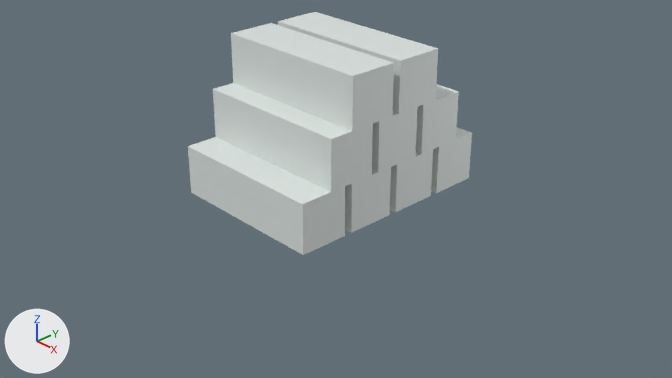
An edit to the Blender file Assets/Models/Self/Blends/blocks.blend, drawn before and after from the same camera.
Before and after are seen from the file's camera 'Camera'. Lighting does not change. The marker at lower left points along +X, +Y and +Z.

Objects in the first picture: 'Blocks'.
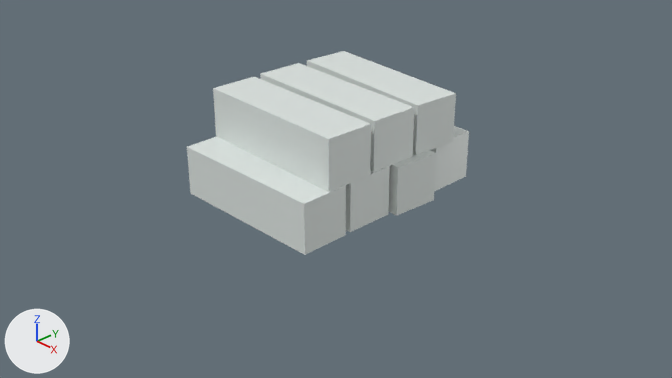
What differs and where, as boxes (x1, y1, x2, y2) in the pictures (672 x 378 px; the box of a moved part takes in the faces that stretch with it):
'Blocks', reshaped (16% shorter)
    before: (188, 12, 472, 255)
    after: (187, 51, 469, 255)
part 1 of me_cube, moved or reshaped
    before: (431, 127, 472, 193)
    after: (430, 126, 469, 191)
part 2 of me_cube, moved or reshaped
    before: (345, 167, 391, 233)
    after: (346, 166, 390, 232)
part 3 of me_cube, moved or reshaped
    before: (188, 137, 345, 255)
    after: (187, 137, 346, 255)
part 4 of me_cube, moved or reshaped
    before: (416, 84, 459, 154)
    after: (307, 51, 456, 155)
part 5 of me_cube, moved or reshaped
    before: (213, 83, 373, 192)
    after: (213, 77, 371, 192)
part 6 of me_cube, moved or reshaped
    before: (372, 107, 418, 172)
    after: (260, 63, 414, 172)
part 7 of me_cube, moved or reshaped
    before: (390, 149, 433, 212)
    after: (388, 150, 436, 216)
part 8 of me_cube, deleted
    before: (278, 12, 438, 114)
part 9 of me_cube, deleted
    before: (231, 23, 394, 131)

The change in detail:
me_cube has 72 vertices, 54 faces and spans x -1.0..1.0, y -1.36..1.34, z 0.0..1.8.
me_cube is used by ob_blocks; location (0.0, -0.043, 0.0).
me_cube part 1: the loose piece of 8 vertices spanning x -1.0..1.0, y 0.74..1.34, z 0.0..0.6 is turned 0.7 degrees about the z axis through its middle, then moved by (-0.05, 0.0, 0.0).
me_cube part 2: the loose piece of 8 vertices spanning x -1.0..1.0, y -0.66..-0.06, z 0.0..0.6 is moved by (-0.02, 0.0, 0.0).
me_cube part 3: the loose piece of 8 vertices spanning x -1.0..1.0, y -1.36..-0.76, z 0.0..0.6 is turned 0.9 degrees about the z axis through its middle.
me_cube part 4: the loose piece of 8 vertices spanning x -1.0..1.0, y 0.44..1.04, z 0.6..1.2 is turned -4 degrees about the z axis through its middle.
me_cube part 5: the loose piece of 8 vertices spanning x -1.0..1.0, y -0.96..-0.36, z 0.6..1.2 is turned -1 degrees about the z axis through the mesh origin.
me_cube part 6: the loose piece of 8 vertices spanning x -1.0..1.0, y -0.26..0.34, z 0.6..1.2 is turned -2 degrees about the z axis through its middle, then moved by (-0.02, 0.0, 0.0).
me_cube part 7: the loose piece of 8 vertices spanning x -1.0..1.0, y 0.04..0.64, z 0.0..0.6 is turned -3.2 degrees about the z axis through its middle, then moved by (0.08, 0.0, 0.0).
me_cube part 8: the loose piece of 8 vertices spanning x -1.0..1.0, y 0.04..0.64, z 1.2..1.8 is deleted.
me_cube part 9: the loose piece of 8 vertices spanning x -1.0..1.0, y -0.66..-0.06, z 1.2..1.8 is deleted.
